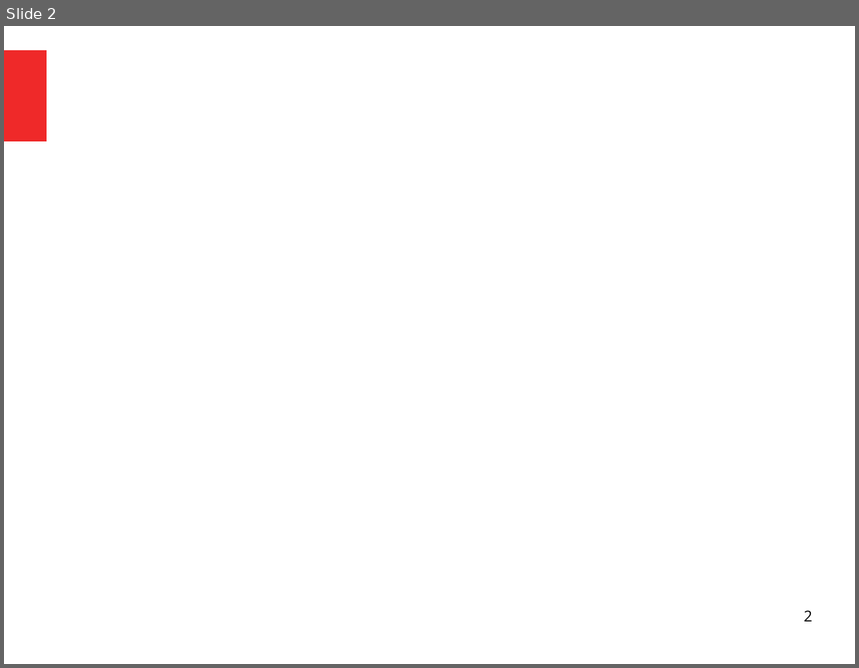
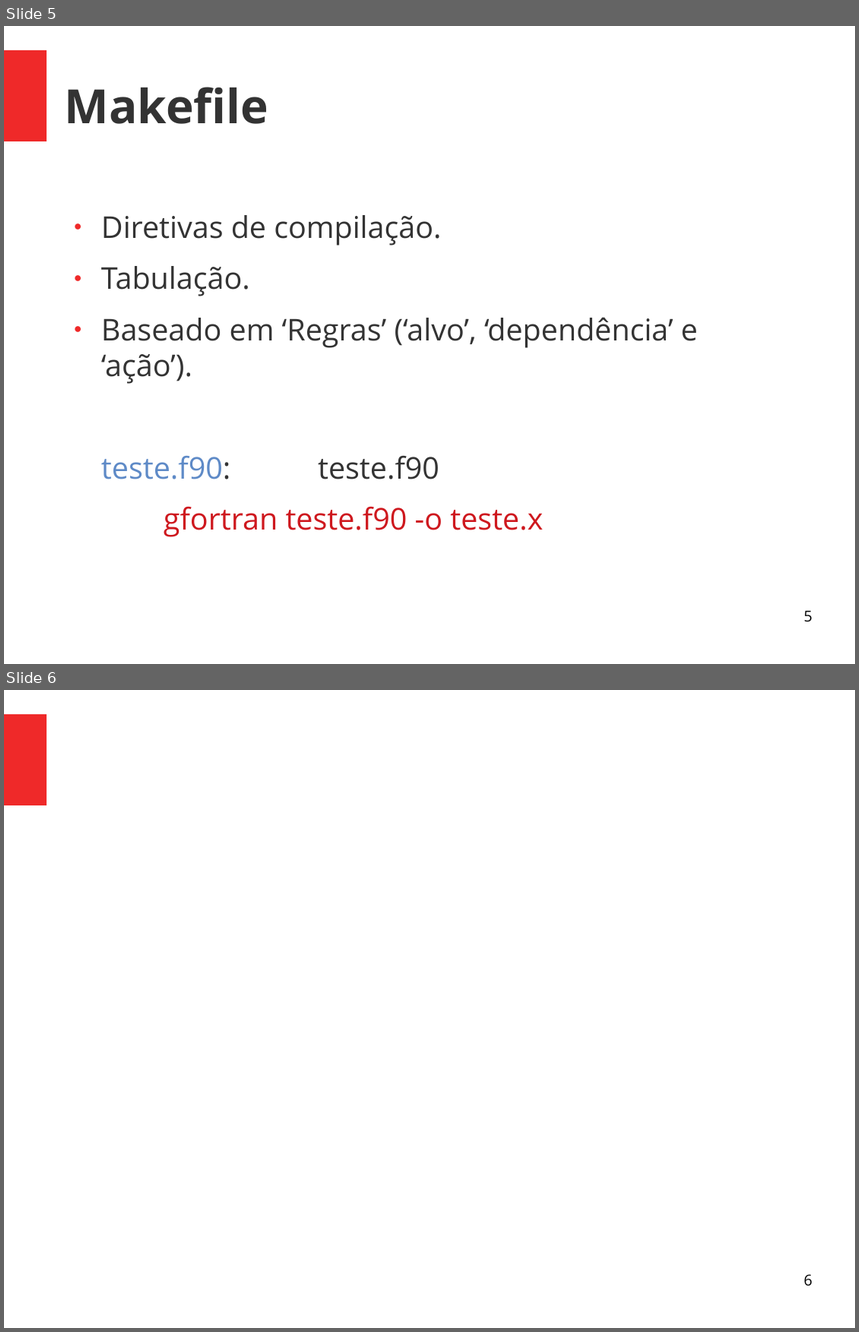
Before and after one commit to Geofisicando/curso-Makefile, a slide deck: slides/Apresentação_curso_Makefile.odp. Shown one above the other, each under a label of ours: slide 2 before the commit, slides 5 and 6 after it. The pictures are 859x668 and 859x1332 pixels, drawn with LibreOffice and Linux fonts; fonts in the diff are those of the drawing. Boxes give left, top, right and bottom in pixels: in the first picture for what was removed or moved away, otherwise in the second. Text is boxed around its words. In the diff, an @@ line names an element or a change of style, - is before the commit and + after.

```diff
--- a/slides/Apresentação_curso_Makefile.odp
+++ b/slides/Apresentação_curso_Makefile.odp
@@ slide 5 added at [4, 26, 855, 664], background #FFFFFF; not listed: 1 template element that a slide beside it also shows @@
@@ title added at [65, 87, 268, 124], 44 pt, text #333333, bold @@
+Makefile
@@ text added at [101, 215, 698, 537], 28 pt, text #333333 @@
+● Diretivas de compilação.
+● Tabulação.
+● Baseado em ‘Regras’ (‘alvo’, ‘dependência’ e ‘ação’).
+teste.f90: teste.f90
+gfortran teste.f90 -o teste.x
@@ page number added at [804, 611, 813, 623], 14 pt, text #000000 @@
+5
@@ what was slide 2 is now slide 6 @@
@@ page number at [804, 1274, 813, 1287]: text changed @@
-2
+6
```
Also in this commit, not shown: 1 slide changed, 3 other slides added, 1 other file.
